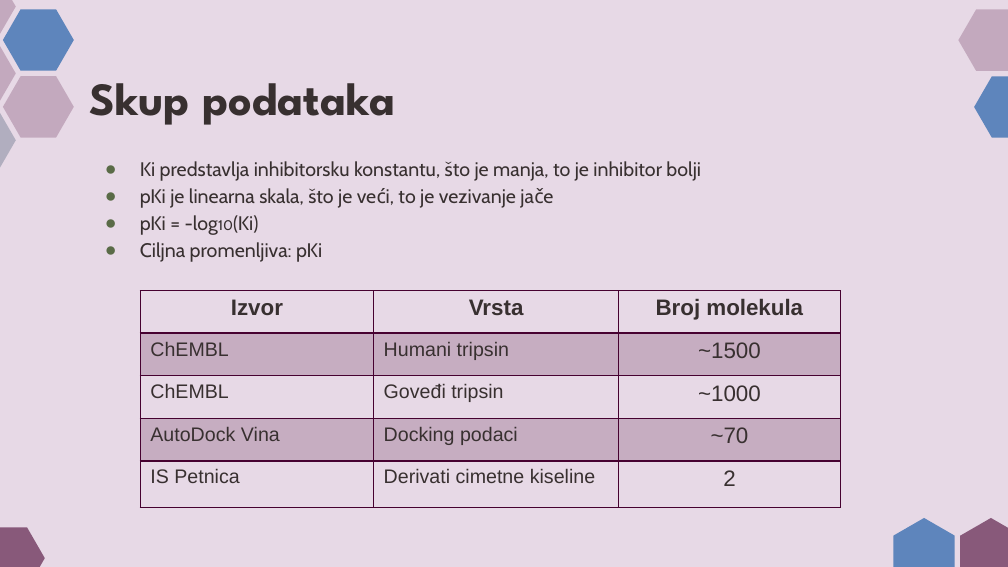
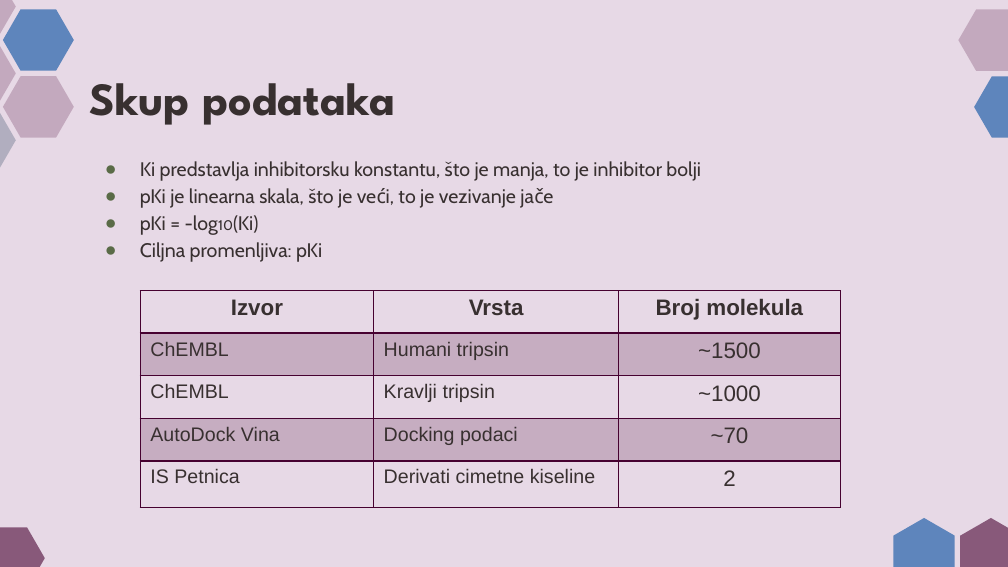
Before and after one commit to AlexJ192/NANS_projekat_predikcija_afiniteta_vezivanja, a slide deck: slide 4 of SV12-2024.pptx. Drawn at 1008x567 pixels with LibreOffice and Linux fonts; fonts in the diff are those of the drawing; background and template pictures are left out. Boxes give left, top, right and bottom in pixels: in the first picture for what was removed or moved away, otherwise in the second. Text is boxed around its words. In the diff, an @@ line names an element or a change of style, - is before the commit and + after.

```diff
--- a/SV12-2024.pptx
+++ b/SV12-2024.pptx
@@ table at [140,290,840,507] @@
-row 3, column 2: Goveđi tripsin
+row 3, column 2: Kravlji tripsin
```
Also in this commit, not shown: 12 other slides changed, 6 slides added, 2 slides removed.
